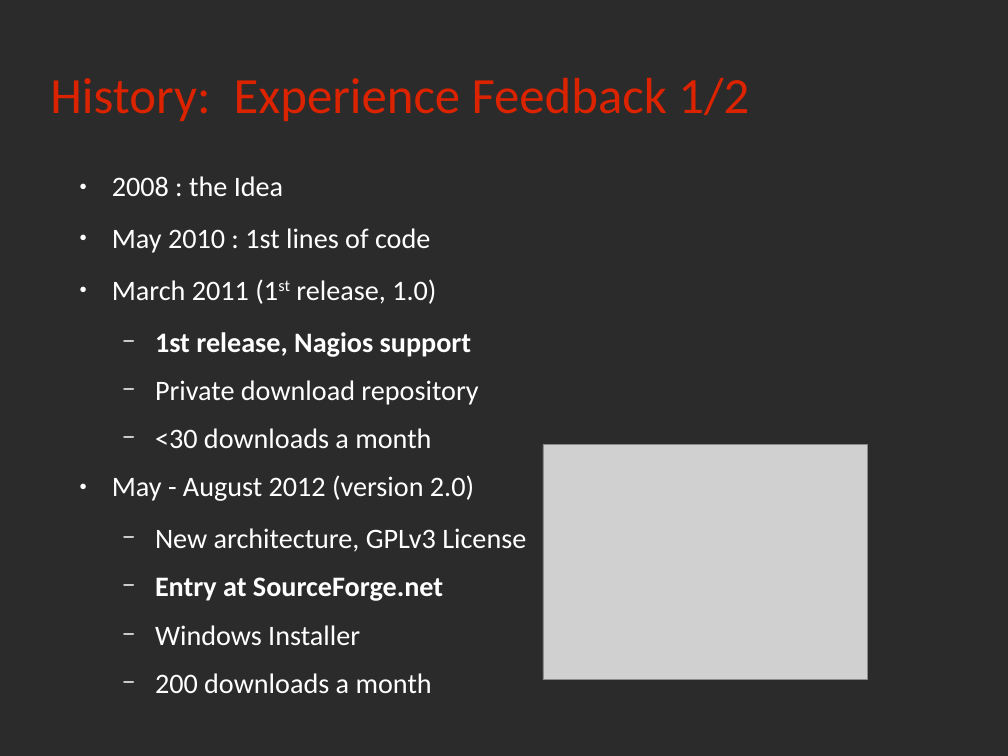
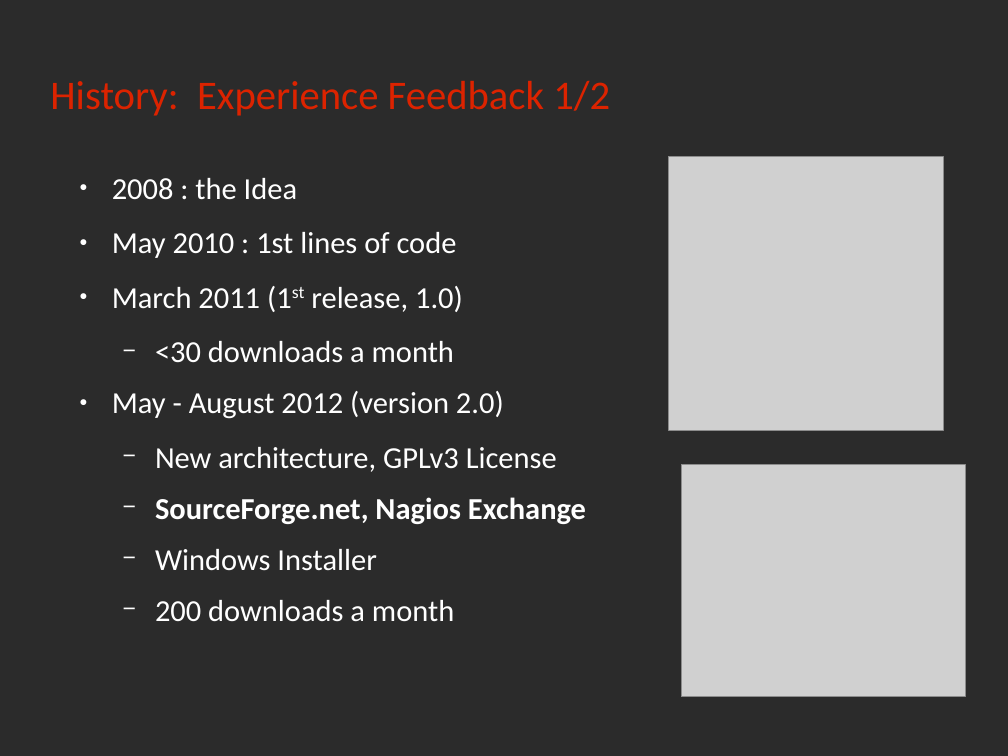
Before and after one commit to rchakode/realopinsight, a slide deck: slide 32 of doc/talks/nwc-2013.odp (slide 28 before the commit). Drawn at 1008x756 pixels with LibreOffice and Linux fonts; fonts in the diff are those of the drawing; grey boxes stand for pictures; background and template pictures are left out; a plain dark background stands for a picture behind light text. Boxes give left, top, right and bottom in pixels: in the first picture for what was removed or moved away, otherwise in the second. Text is boxed around its words. In the diff, an @@ line names an element or a change of style, - is before the commit and + after.

Commit message:
updated nagios talk

```diff
--- a/doc/talks/nwc-2013.odp
+++ b/doc/talks/nwc-2013.odp
@@ title "History: Experience Feedback 1/2" at [50,81,610,116]: size 40 to 32 pt @@
@@ text at [112,178,557,621]: size 22.2 to 24 pt in "2008 : the Idea", "May 2010 : 1st lines of code", "March 2011 (1st release, 1.0)", "<30 downloads a month" and 4 more places @@
@@ picture added at [669,156,943,431] @@
@@ text at [155,332,478,405]: paragraphs removed @@
-  − 1st release, Nagios support
-  − Private download repository
@@ picture: place and size @@
-picture at [543,445,867,681]
+picture at [681,466,966,697]
@@ text at [155,497,586,524]: text changed; size 22.2 to 24 pt @@
-  − Entry at SourceForge.net
+  − SourceForge.net, Nagios Exchange
```
Also in this commit, not shown: 27 other slides changed, 5 slides added, 3 slides removed, 1 other file.
